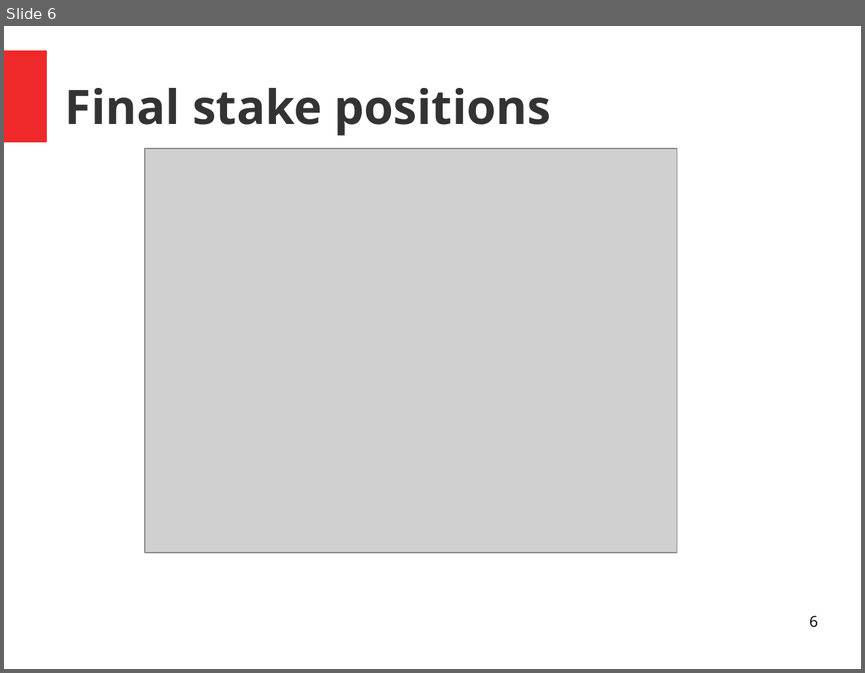
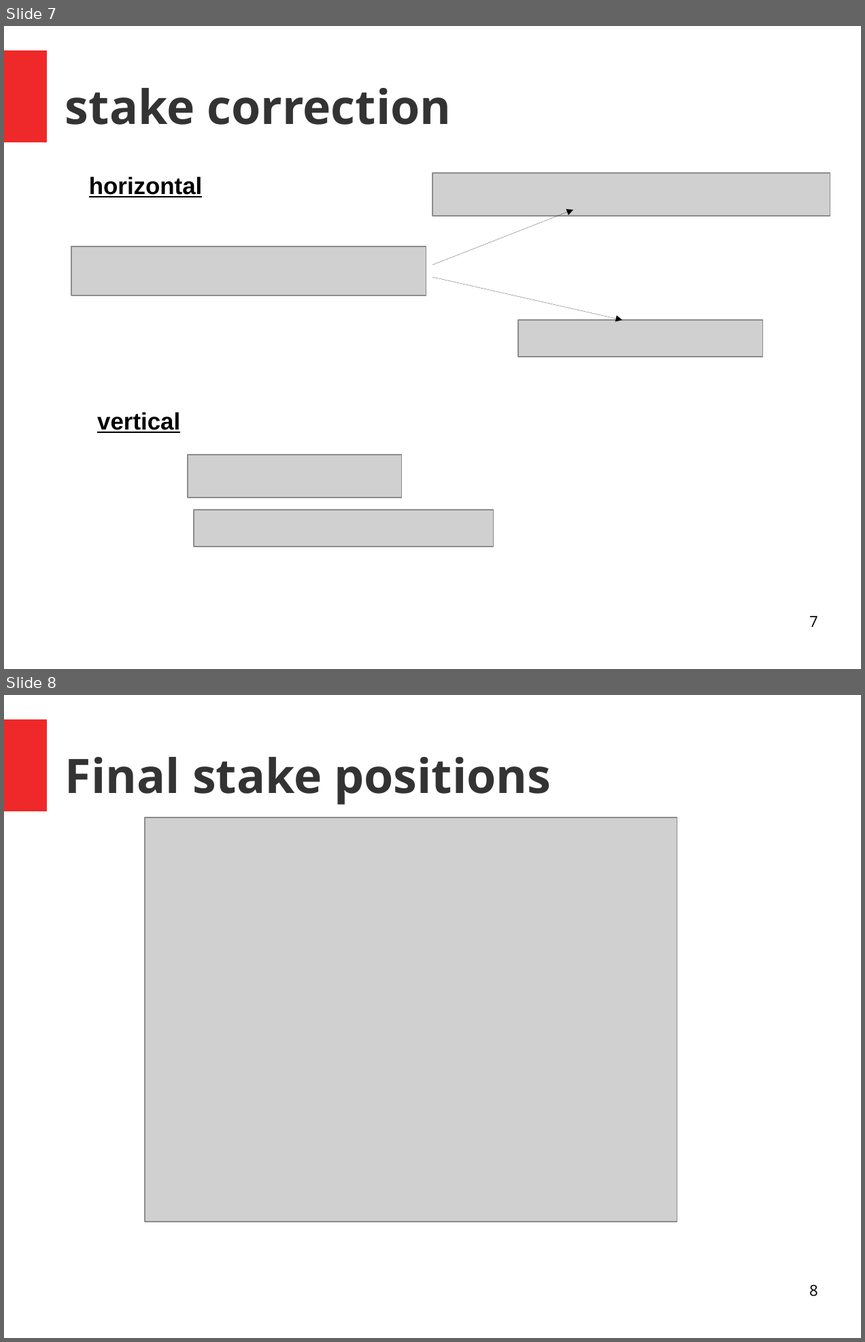
Before and after one commit to Standard24/SnowAirIceSea, a slide deck: presentation/Presentation_Processing.odp. Shown one above the other, each under a label of ours: slide 6 before the commit, slides 7 and 8 after it. The pictures are 865x673 and 865x1342 pixels, drawn with LibreOffice and Linux fonts; fonts in the diff are those of the drawing; grey boxes stand for pictures. Boxes give left, top, right and bottom in pixels: in the first picture for what was removed or moved away, otherwise in the second. Text is boxed around its words. In the diff, an @@ line names an element or a change of style, - is before the commit and + after.

```diff
--- a/presentation/Presentation_Processing.odp
+++ b/presentation/Presentation_Processing.odp
@@ slide 7 added at box(4, 26, 861, 669), background #FFFFFF; not listed: 1 template element that a slide beside it also shows @@
@@ title added at box(65, 88, 451, 125), 44 pt, text #333333, bold @@
+stake correction
@@ text added at box(89, 176, 202, 197), 22 pt, text #000000, bold, underline @@
+horizontal
@@ picture added at box(432, 173, 830, 216) @@
@@ arrow added from (432, 265) to (573, 210), #000000 0 pt @@
@@ picture added at box(71, 246, 427, 295) @@
@@ arrow added from (432, 277) to (622, 320), #000000 0 pt @@
@@ picture added at box(518, 320, 763, 356) @@
@@ text added at box(97, 412, 180, 433), 22 pt, text #000000, bold, underline @@
+vertical
@@ picture added at box(188, 454, 402, 497) @@
@@ picture added at box(194, 509, 494, 546) @@
@@ page number added at box(809, 616, 818, 626), 14 pt, text #000000 @@
+7
@@ what was slide 6 is now slide 8 @@
@@ page number at box(809, 1285, 818, 1296): text changed @@
-6
+8
```
Also in this commit, not shown: 4 slides changed, 1 other slide added, 5 other files.
